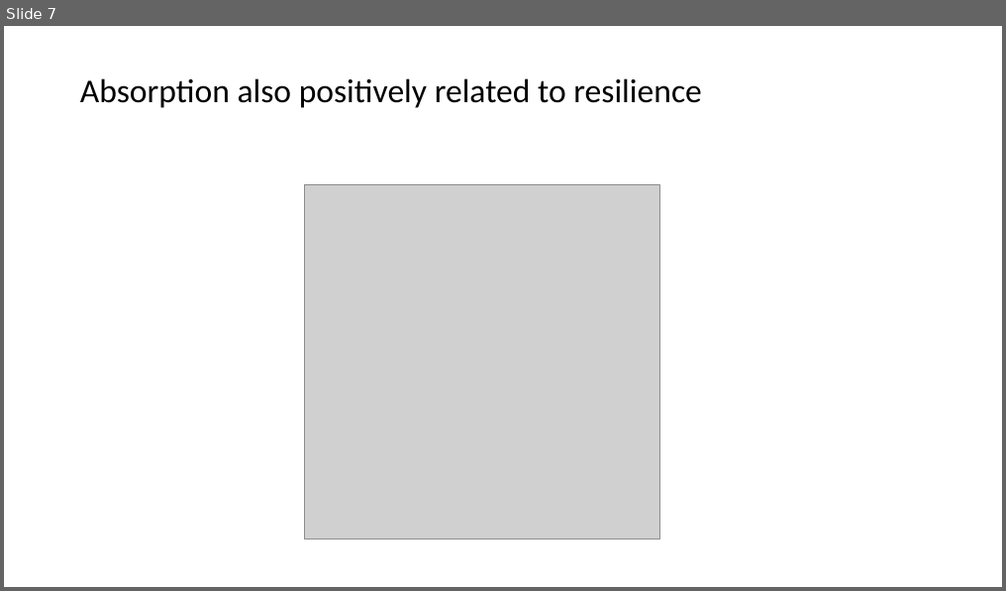
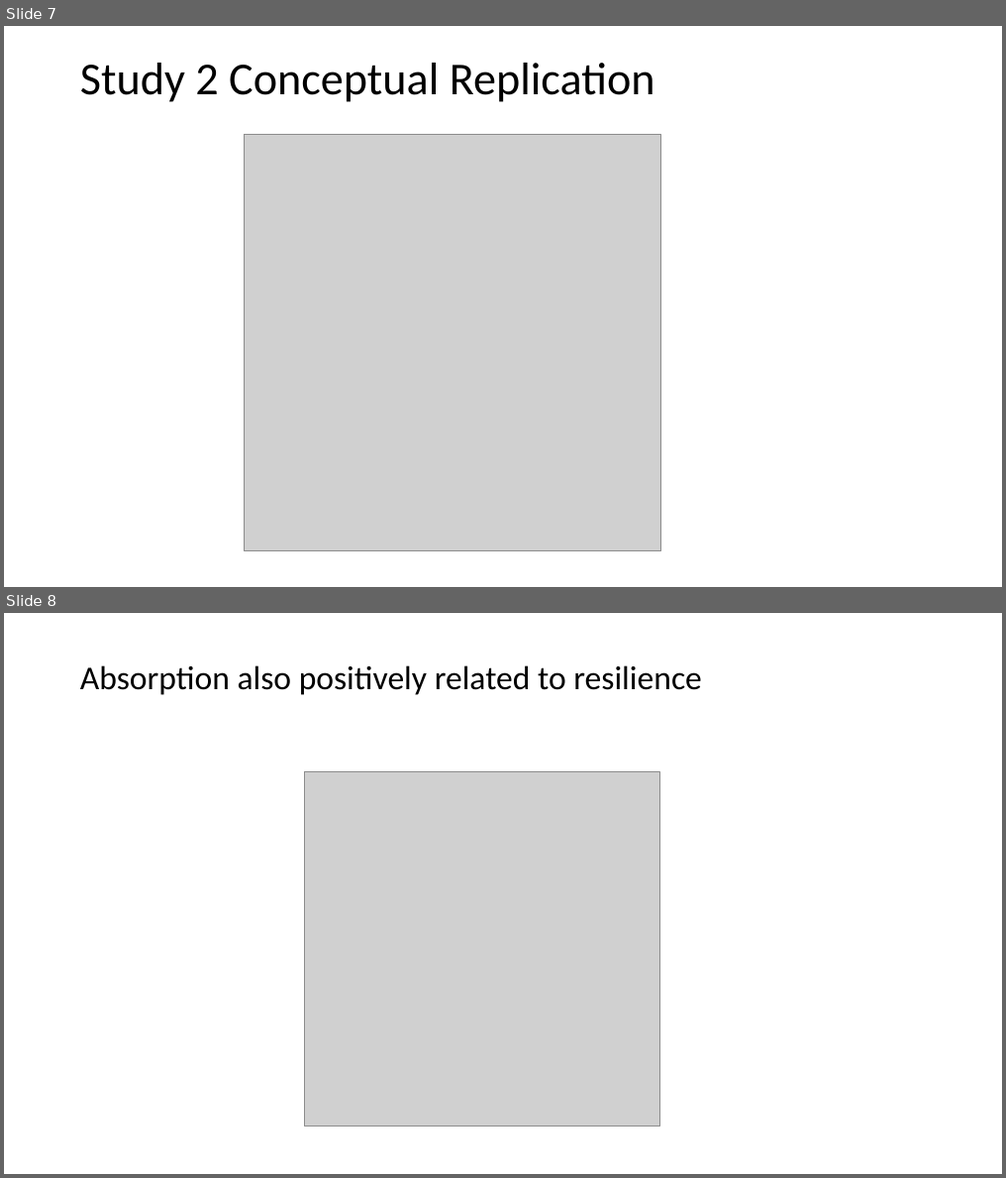
Before and after one commit to njk2136/TEAM, a slide deck: figures/AIMS_paper/AIMS_paperfigures.pptx. Shown one above the other, each under a label of ours: slide 7 before the commit, slides 7 and 8 after it. The pictures are 1006x591 and 1006x1178 pixels, drawn with LibreOffice and Linux fonts; fonts in the diff are those of the drawing; grey boxes stand for pictures. Boxes give left, top, right and bottom in pixels: in the first picture for what was removed or moved away, otherwise in the second. Text is boxed around its words. In the diff, an @@ line names an element or a change of style, - is before the commit and + after.

```diff
--- a/figures/AIMS_paper/AIMS_paperfigures.pptx
+++ b/figures/AIMS_paper/AIMS_paperfigures.pptx
@@ slide 7 added at (4,26,1002,587), background #FFFFFF @@
@@ title added at (80,63,655,102), 44 pt, text #000000 @@
+Study 2 Conceptual Replication
@@ picture added at (245,135,661,552) @@
@@ what was slide 7 is now slide 8 @@
```
Also in this commit, not shown: 1 slide changed, 7 other files.
